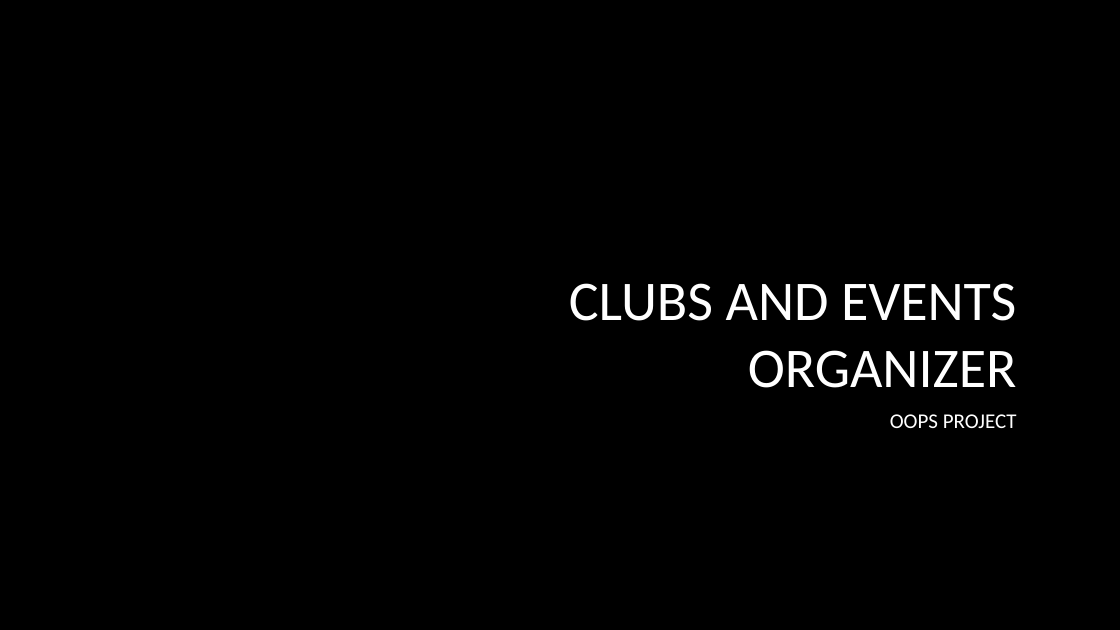
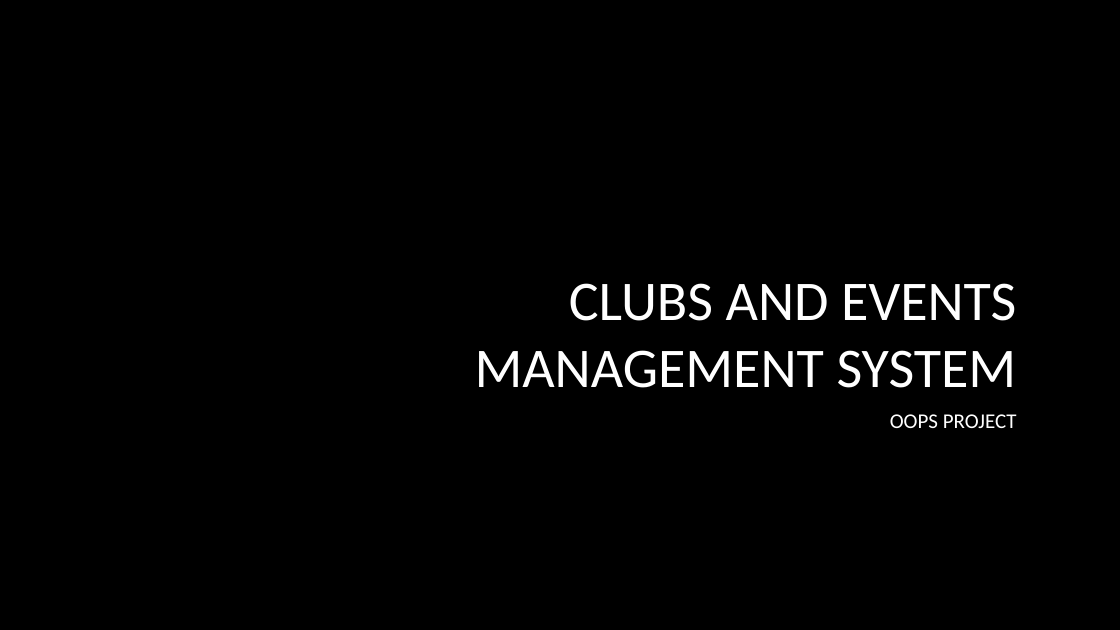
Before and after one commit to aryansinghdhiman2/CPP_project, a slide deck: slide 1 of presentation/{Auto}Clubs And Events Organizer.pptx. Drawn at 1120x630 pixels with LibreOffice and Linux fonts; fonts in the diff are those of the drawing; background and template pictures are left out. Boxes give left, top, right and bottom in pixels: in the first picture for what was removed or moved away, otherwise in the second. Text is boxed around its words. In the diff, an @@ line names an element or a change of style, - is before the commit and + after.

Commit message:
stuff

```diff
--- a/presentation/{Auto}Clubs And Events Organizer.pptx
+++ b/presentation/{Auto}Clubs And Events Organizer.pptx
@@ title at <box>475,283,1017,388</box>: text changed @@
-CLUBS AND EVENTS ORGANIZER
+CLUBS AND EVENTS MANAGEMENT SYSTEM
```
Also in this commit, not shown: 1 other slide changed.
